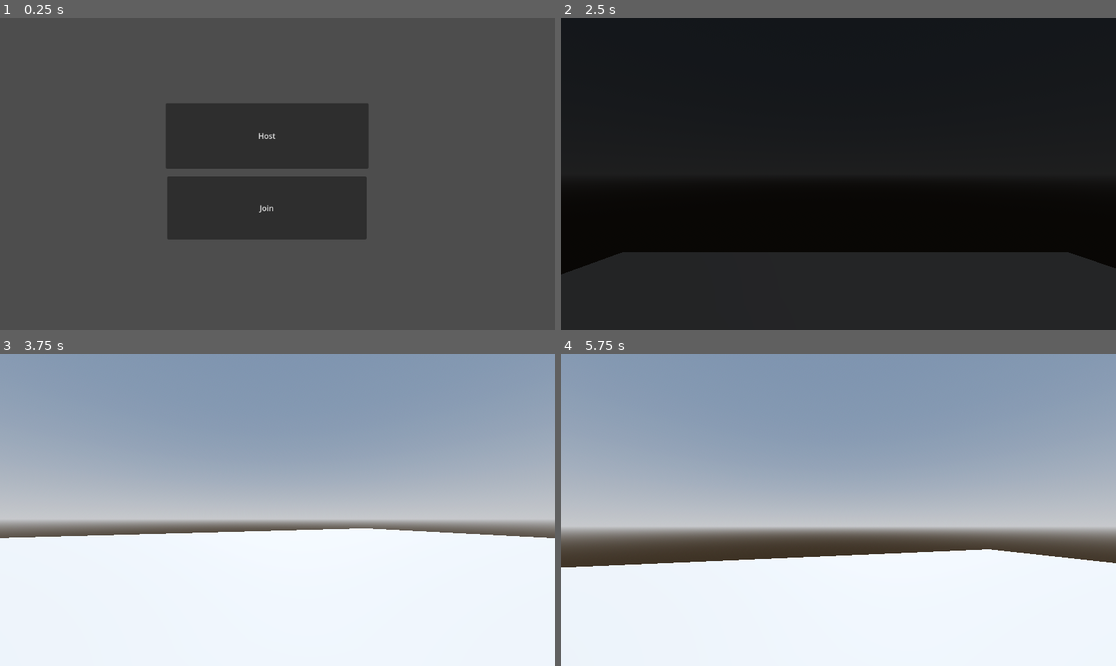
Above: before the commit, frames 1-4 (two rows, left to right).
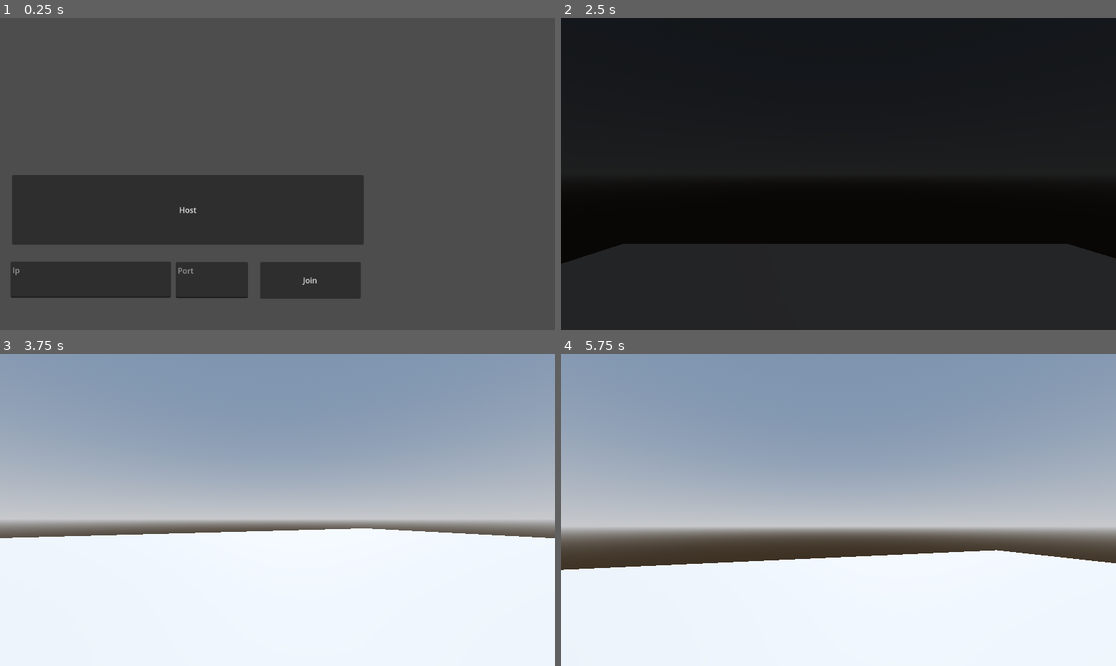
Above: after the commit, the same moments.

Repository: Riyan123410/Hi
Game: Godot game, scene res://scenes/sceneSwitcher.tscn
Same seed, same stepped clock (60 frames per second), same inputs: the game is played once before the commit and once after it.
Inputs (mouse positions are in pixels of both pictures, inside the frame that each line leads up to):
- Up to frame 1 (0.25 s): no input
- Up to frame 2 (2.5 s): tap Enter at 0.5 s; move the mouse to (960, 158) at 0.52 s; hold D (right) 0.53-1.25 s; tap Space (jump) at 0.77 s; click "Host" at 1.25 s; move the mouse to (727, 189) at 2.02 s; hold S (backward) from 2.03 s (still down)
- Up to frame 3 (3.75 s): move the mouse to (288, 503) at 2.77 s; release S (backward) at 2.78 s; hold W (forward) from 2.78 s (still down); move the mouse to (271, 516) at 3.52 s
- Up to frame 4 (5.75 s): keep holding W (forward); tap Space (jump) at 3.77, 4.52, 5.27 s; move the mouse to (877, 513) at 4.27 s; move the mouse to (794, 506) at 5.02 s

The runs differ from the first frame. In frame 1, 22% of the frame differs, in the area x 1-67%, y 27-90%; in frame 2, 2.7%; in frame 3, less than 0.1%; in frame 4, 0.4%.

Commit message:
fixed chracter being yeeted

Diff:
--- a/src/game/scenes/sceneSwitcher.tscn
+++ b/src/game/scenes/sceneSwitcher.tscn
@@ -2,6 +2,21 @@
 
 [ext_resource type="Script" uid="uid://3js3ja1eorvx" path="res://scripts/sceneScripts/sceneSwitcher.gd" id="1_x40te"]
 [ext_resource type="PackedScene" uid="uid://sdvgbbg6mmo1" path="res://scenes/worlds/mainMenu.tscn" id="2_ctgc5"]
+
+[sub_resource type="Animation" id="Animation_ctgc5"]
+length = 0.001
+tracks/0/type = "value"
+tracks/0/imported = false
+tracks/0/enabled = true
+tracks/0/path = NodePath("OverlayLayer/Overlay:color")
+tracks/0/interp = 1
+tracks/0/loop_wrap = true
+tracks/0/keys = {
+"times": PackedFloat32Array(0),
+"transitions": PackedFloat32Array(1),
+"update": 0,
+"values": [Color(0, 0, 0, 0)]
+}
 
 [sub_resource type="Animation" id="Animation_x40te"]
 resource_name = "fadeIn"
@@ -16,21 +31,6 @@
 "transitions": PackedFloat32Array(1, 1),
 "update": 0,
 "values": [Color(0, 0, 0, 0), Color(0, 0, 0, 1)]
-}
-
-[sub_resource type="Animation" id="Animation_ctgc5"]
-length = 0.001
-tracks/0/type = "value"
-tracks/0/imported = false
-tracks/0/enabled = true
-tracks/0/path = NodePath("OverlayLayer/Overlay:color")
-tracks/0/interp = 1
-tracks/0/loop_wrap = true
-tracks/0/keys = {
-"times": PackedFloat32Array(0),
-"transitions": PackedFloat32Array(1),
-"update": 0,
-"values": [Color(0, 0, 0, 0)]
 }
 
 [sub_resource type="Animation" id="Animation_wlwv0"]
--- a/src/game/scenes/worlds/mainMenu.tscn
+++ b/src/game/scenes/worlds/mainMenu.tscn
@@ -9,18 +9,32 @@
 script = ExtResource("1_8poju")
 
 [node name="Host" type="Button" parent="CanvasLayer"]
-offset_left = 344.0
-offset_top = 177.0
-offset_right = 765.0
-offset_bottom = 313.0
+offset_left = 25.0
+offset_top = 326.0
+offset_right = 755.0
+offset_bottom = 471.0
 text = "Host"
 
 [node name="Join" type="Button" parent="CanvasLayer"]
-offset_left = 347.0
-offset_top = 329.0
-offset_right = 761.0
-offset_bottom = 460.0
+offset_left = 540.0
+offset_top = 507.0
+offset_right = 749.0
+offset_bottom = 583.0
 text = "Join"
+
+[node name="IP" type="TextEdit" parent="."]
+offset_left = 22.0
+offset_top = 506.0
+offset_right = 355.0
+offset_bottom = 581.0
+placeholder_text = "Ip"
+
+[node name="Port" type="TextEdit" parent="."]
+offset_left = 365.0
+offset_top = 507.0
+offset_right = 515.0
+offset_bottom = 582.0
+placeholder_text = "Port"
 
 [connection signal="pressed" from="CanvasLayer/Host" to="." method="_on_host_pressed"]
 [connection signal="pressed" from="CanvasLayer/Join" to="." method="_on_join_pressed"]
--- a/src/game/scripts/player/player3D.gd
+++ b/src/game/scripts/player/player3D.gd
@@ -18,11 +18,12 @@
 # ===== Multiplayer =====
 func _enter_tree():
 	set_multiplayer_authority(get_parent().name.to_int())
-	print(get_parent().name)
 
 func _ready():
 	Input.mouse_mode = Input.MOUSE_MODE_CAPTURED
 	camera.current = is_multiplayer_authority()
+	velocity = Vector3.ZERO
+	self.position = Vector3.ZERO
 
 # ===== Mouse input =====
 func _unhandled_input(event) -> void:
@@ -35,6 +36,7 @@
 
 # ===== Movement =====
 func _physics_process(delta: float) -> void:
+
 	if not is_multiplayer_authority():
 		return  # Non-authority peers do not move locally
 
--- a/src/game/scripts/sceneScripts/multiplayerSetup.gd
+++ b/src/game/scripts/sceneScripts/multiplayerSetup.gd
@@ -16,13 +16,13 @@
 			loop = false
 
 func runHost():
-	peer.create_server(25565)
+	peer.create_server(1024)
 	multiplayer.multiplayer_peer = peer
 	multiplayer.peer_connected.connect(addPlayer)
 	addPlayer()
 
 func runClient():
-	peer.create_client("127.0.0.1", 25565)
+	peer.create_client("10.0.0.86", 1024)
 	multiplayer.multiplayer_peer = peer
 
 func addPlayer(id = multiplayer.get_unique_id()):
